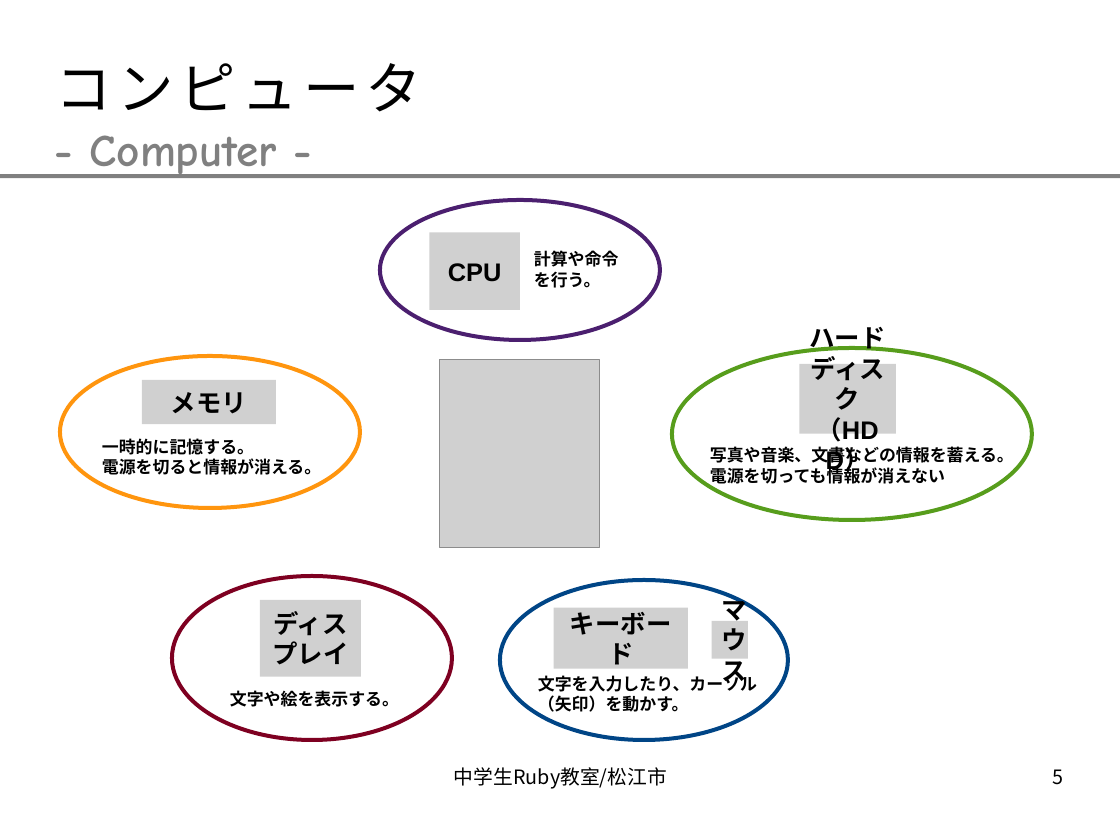
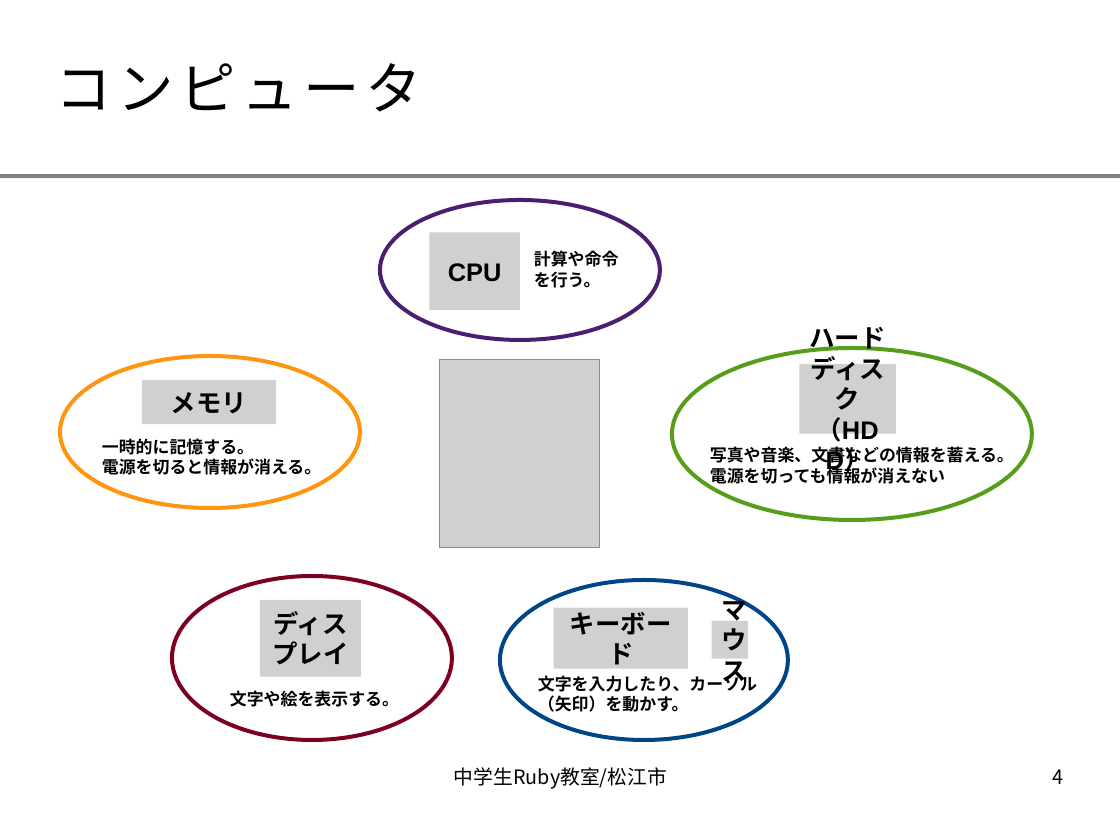
Before and after one commit to smalruby/ruby-school-mjh, a slide deck: slide 4 of mac/doc/text.odp (slide 5 before the commit). Drawn at 1120x840 pixels with LibreOffice and Linux fonts; fonts in the diff are those of the drawing; grey boxes stand for pictures; background and template pictures are left out. Boxes give left, top, right and bottom in pixels: in the first picture for what was removed or moved away, otherwise in the second. Text is boxed around its words. In the diff, an @@ line names an element or a change of style, - is before the commit and + after.

```diff
--- a/mac/doc/text.odp
+++ b/mac/doc/text.odp
@@ text removed at bbox=[90, 135, 277, 178] @@
-- Computer -
@@ page number at bbox=[1053, 769, 1064, 784]: text changed @@
-5
+4
```
Also in this commit, not shown: 9 other slides changed, 9 slides added, 4 slides removed.
